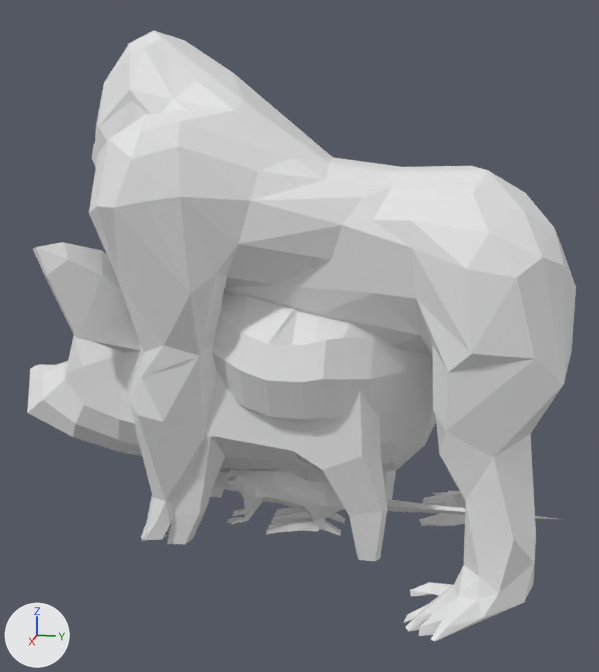
The OBJ model final_project4/Assets/Mesh/Gorilla/Walk/Gorilla_000030.obj, before and after one commit.
Both versions are drawn from a 50 mm lens placed at (3.5, 0.79, 1.79), pointed at (-0.01, 0.09, 0.91). Arrows for +X, +Y and +Z are at lower left; the lights stay in place. Where no turn or scale is listed for an object, it has been applied to the vertices.

Script lines for the objects in view, before the commit:
```python
me_10664_gorilla_v2 = bpy.data.meshes.new('10664_Gorilla_v2')
me_10664_gorilla_v2.from_pydata(...)  # 485 vertices, 886 faces; spans x -0.7..0.65, y -0.86..1.22, z -0.13..2.2
me_chicken = bpy.data.meshes.new('Chicken')
me_chicken.from_pydata(...)  # 378 vertices, 378 faces, 1 loose edge; spans x -0.48..0.47, y -0.75..0.82, z 0.0..1.69
me_grp1_mesh = bpy.data.meshes.new('grp1_Mesh')
me_grp1_mesh.from_pydata(...)  # 425 vertices, 846 faces; spans x -0.13..0.13, y -0.39..1.27, z 0.0..0.33
me_pig = bpy.data.meshes.new('pig')
me_pig.from_pydata(...)  # 244 vertices, 251 faces; spans x -0.55..0.55, y -1.2..0.7, z -0.01..1.36
ob_10664_gorilla_v2 = bpy.data.objects.new('10664_Gorilla_v2', me_10664_gorilla_v2)
ob_10664_gorilla_v2.location = (0.0, 0.0, 0.0)
ob_chicken = bpy.data.objects.new('Chicken', me_chicken)
ob_chicken.location = (0.0, 0.0, 0.0)
ob_grp1_mesh = bpy.data.objects.new('grp1_Mesh', me_grp1_mesh)
ob_grp1_mesh.location = (0.0, 0.0, 0.0)
ob_pig = bpy.data.objects.new('pig', me_pig)
ob_pig.location = (0.0, 0.0, 0.0)
```
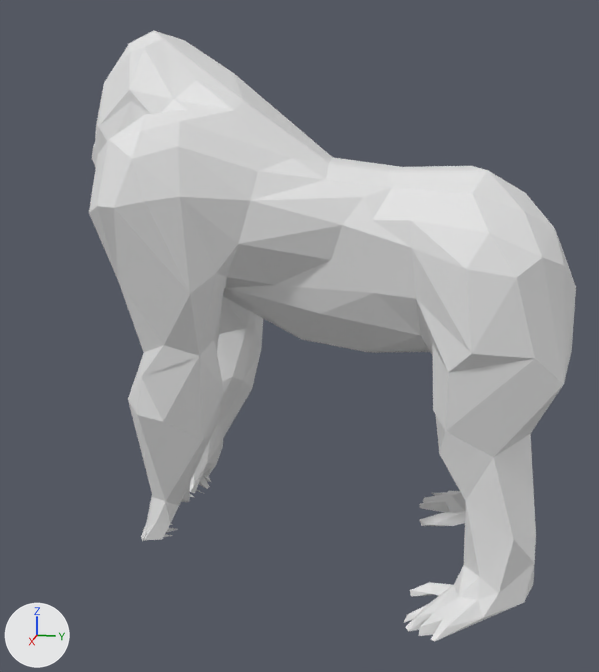
What changed in the scene script:
```text
Remove ob_chicken:
    ob_chicken = bpy.data.objects.new('Chicken', me_chicken)
    ob_chicken.location = (0.0, 0.0, 0.0)
Remove ob_grp1_mesh:
    ob_grp1_mesh = bpy.data.objects.new('grp1_Mesh', me_grp1_mesh)
    ob_grp1_mesh.location = (0.0, 0.0, 0.0)
Remove ob_pig:
    ob_pig = bpy.data.objects.new('pig', me_pig)
    ob_pig.location = (0.0, 0.0, 0.0)
```

Location of each change, (x1, y1, x2, y2) in pixels of the pictures (599 x 672 px):
'pig', deleted
    before: (27, 242, 396, 561)
'Chicken', deleted
    before: (212, 293, 436, 536)
'grp1_Mesh', deleted
    before: (214, 468, 556, 532)
